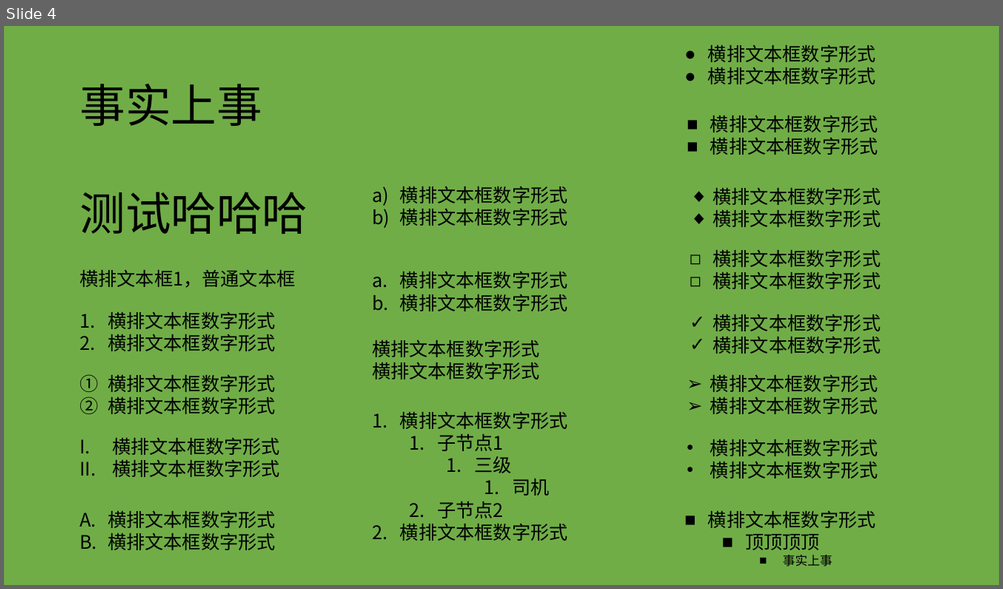
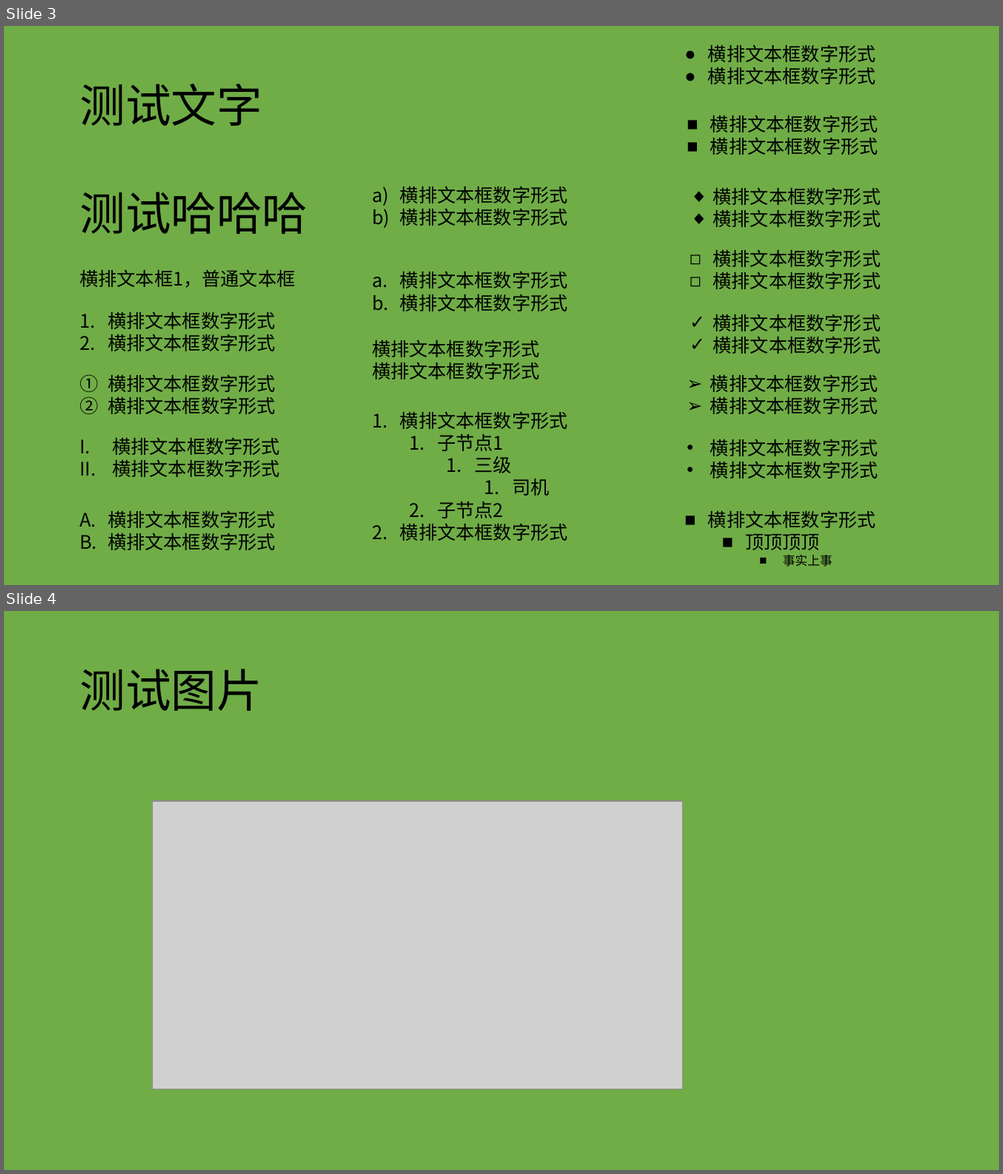
Before and after one commit to 501351981/vue-office, a slide deck: examples/dist/static/test-files/test.pptx. Shown one above the other, each under a label of ours: slide 4 before the commit, slides 3 and 4 after it. The pictures are 1003x589 and 1003x1174 pixels, drawn with LibreOffice and Linux fonts; fonts in the diff are those of the drawing; grey boxes stand for pictures. Boxes give left, top, right and bottom in pixels: in the first picture for what was removed or moved away, otherwise in the second. Text is boxed around its words. In the diff, an @@ line names an element or a change of style, - is before the commit and + after.

```diff
--- a/examples/dist/static/test-files/test.pptx
+++ b/examples/dist/static/test-files/test.pptx
@@ slide 4 added at [4, 611, 999, 1170], background #70AD47 @@
@@ text added at [79, 669, 262, 711], 44 pt, text #000000 @@
+测试图片
@@ picture added at [153, 801, 683, 1090] @@
@@ what was slide 4 is now slide 3 @@
@@ slide 3 changed as well @@
@@ text at [79, 84, 262, 126]: text changed @@
-事实上事
+测试文字
```
Also in this commit, not shown: 2 other slides changed, 2 slides removed, 16 other files.
